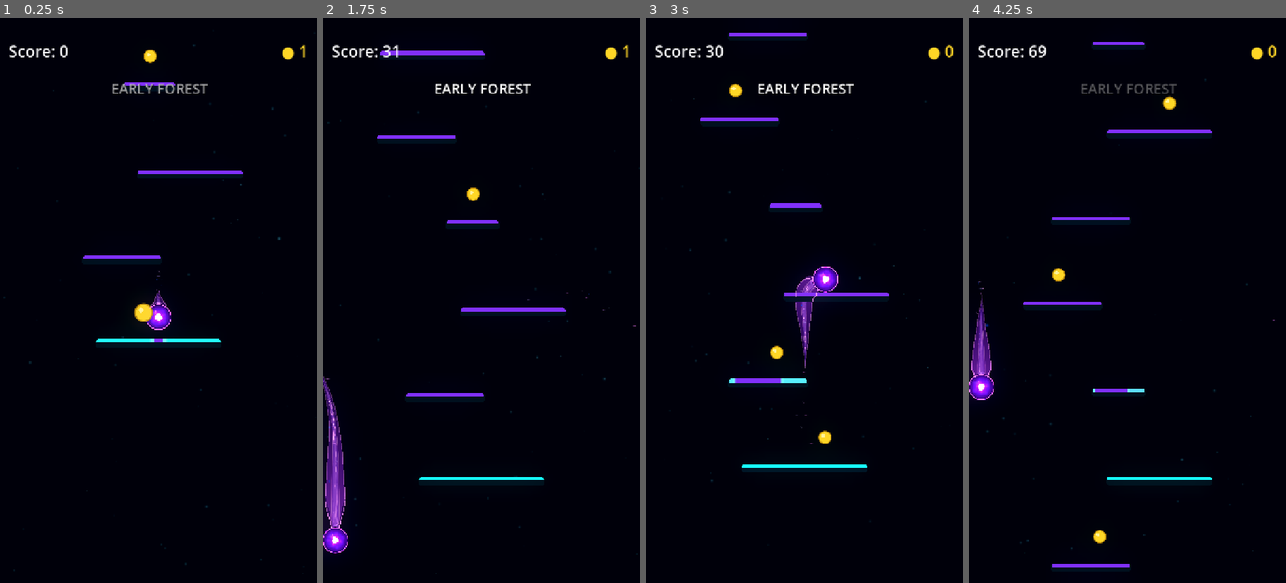
Above: before the commit, frames 1-4 (left to right).
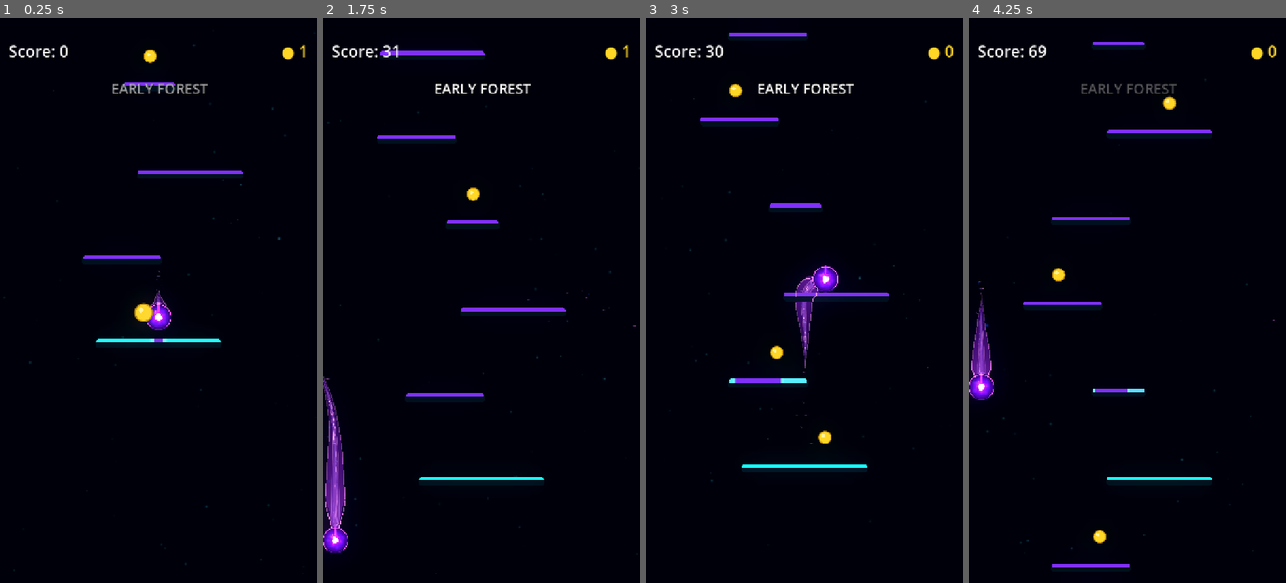
Above: after the commit, the same moments.

Repository: Kryodo/TowerJump
Game: Godot game, scene res://scenes/main.tscn
Same seed, same stepped clock (60 frames per second), same inputs: the game is played once before the commit and once after it.
Inputs (mouse positions are in pixels of both pictures, inside the frame that each line leads up to):
- Up to frame 1 (0.25 s): no input
- Up to frame 2 (1.75 s): move the mouse to (551, 272) at 0.52 s; hold Right (ui_right) 0.53-1.25 s; click (551, 272) at 0.67 s; drag from (418, 328) to (471, 193) at 1.27 s
- Up to frame 3 (3 s): click "Nochmal spielen" at 2 s; move the mouse to (836, 176) at 2.77 s; hold Right (ui_right) from 2.78 s (still down)
- Up to frame 4 (4.25 s): release Right (ui_right) at 3.5 s; drag from (1111, 413) to (1057, 215) at 3.52 s

The runs differ from the first frame. In frame 1, less than 0.1% of the frame differs, in the area x 47-53%, y 50-56%; in frame 2, less than 0.1%; in frame 3, less than 0.1%; in frame 4, less than 0.1%.

Commit message:
Flow trail energy into the orb and around its core

Diff:
--- a/scenes/ball.gdshader
+++ b/scenes/ball.gdshader
@@ -3,6 +3,7 @@
 // 0 = saturated electric blue, 1 = rich violet.
 // The trail controller sets this so orb and trail share one palette.
 uniform int palette_mode = 0;
+uniform vec2 trail_direction = vec2(0.0, 1.0);
 // Shared with the trail contour so both sides pulse in sync.
 uniform float rim_breath = 1.0;
 
@@ -21,6 +22,8 @@
 	vec3 inner_energy_color;
 	vec3 transition_color;
 	vec3 ring_color;
+	vec3 trail_flow_color;
+	vec3 trail_flow_halo_color;
 	vec3 core_color;
 	vec3 aura_color;
 	vec3 highlight_color;
@@ -33,6 +36,8 @@
 		inner_energy_color = vec3(0.58, 0.10, 1.5);
 		transition_color = vec3(0.34, 0.045, 0.78);
 		ring_color = vec3(2.7, 0.55, 5.2);
+		trail_flow_color = vec3(1.55, 0.28, 3.2);
+		trail_flow_halo_color = vec3(0.62, 0.09, 1.45);
 		core_color = vec3(4.0, 3.25, 6.2);
 		aura_color = vec3(1.45, 0.22, 3.1);
 		highlight_color = vec3(1.0, 0.72, 1.5);
@@ -44,6 +49,8 @@
 		inner_energy_color = vec3(0.025, 0.32, 1.05);
 		transition_color = vec3(0.025, 0.20, 0.68);
 		ring_color = vec3(0.18, 2.15, 5.2);
+		trail_flow_color = vec3(0.10, 1.15, 2.75);
+		trail_flow_halo_color = vec3(0.015, 0.42, 1.25);
 		core_color = vec3(3.2, 5.1, 6.3);
 		aura_color = vec3(0.04, 1.25, 3.0);
 		highlight_color = vec3(0.65, 1.45, 2.25);
@@ -80,13 +87,19 @@
 	float outer_transition = 1.0 - smoothstep(0.36, 0.99, d);
 	color += transition_color * outer_transition * 0.18;
 
-	// Restore the full orb rim. It is no longer directionally faded, so the
-	// trail cannot cut accidental gaps into the left or right sides.
+	// Preserve the orb's rim, but let it yield locally where the trail enters.
+	// This creates a soft neck opening rather than a complete missing lower arc.
 	float outer_ring =
 		smoothstep(0.90, 0.93, d)
 		-
 		smoothstep(0.956, 0.982, d);
-	color += ring_color * outer_ring * rim_breath;
+	vec2 radial_direction = p / max(d, 0.001);
+	vec2 trail_direction_normalized = trail_direction / max(length(trail_direction), 0.001);
+	float tail_alignment = dot(radial_direction, trail_direction_normalized);
+	float neck_cut = smoothstep(0.58, 0.84, tail_alignment);
+	float ring_visibility = 1.0 - 0.88 * neck_cut;
+	// Slightly reduce the rim overall so it doesn't overpower the shared contour.
+	color += ring_color * outer_ring * rim_breath * 0.86 * ring_visibility;
 
 	// The luminous centre gently pulses, but its edge is deliberately organic:
 	// low-frequency angular waves break the perfect circular silhouette.
@@ -107,6 +120,53 @@
 		1.0 - smoothstep(core_radius * 0.62, core_radius * 1.8, core_distance);
 	color += aura_color * core_aura * 0.28 * aura_breath;
 
+	// Pull a live ribbon of energy in through the neck. Once inside the orb,
+	// the single channel splits into two curved branches around the bright core.
+	// The branches stay outside the core itself, then fade on the forward side.
+	vec2 trail_side_direction = vec2(
+		-trail_direction_normalized.y,
+		trail_direction_normalized.x
+	);
+	float flow_along = dot(p, trail_direction_normalized);
+	float flow_side = dot(p, trail_side_direction);
+	float orbit_radius = 0.405 + 0.012 * sin(time * 1.25 + flow_along * 4.0);
+	float orbit_along = clamp(flow_along, -orbit_radius, orbit_radius);
+	float branch_offset = sqrt(max(
+		orbit_radius * orbit_radius - orbit_along * orbit_along,
+		0.0
+	));
+	branch_offset *= smoothstep(-0.42, -0.16, flow_along);
+	float branch_wobble =
+		0.014 * sin(time * 2.1 - flow_along * 7.0 + abs(flow_side) * 5.0);
+	float branch_distance = abs(
+		abs(flow_side) - max(branch_offset + branch_wobble, 0.0)
+	);
+	float flow_width = 0.034 + 0.006 * sin(time * 1.7 + flow_along * 5.0);
+	float flow_line = 1.0 - smoothstep(flow_width, flow_width + 0.042, branch_distance);
+	float flow_halo = 1.0 - smoothstep(
+		flow_width + 0.015,
+		flow_width + 0.135,
+		branch_distance
+	);
+	float flow_pulse = 0.72 + 0.28 * (
+		0.5 + 0.5 * sin(
+			time * 4.0 - flow_along * 13.0
+			+ sign(flow_side) * 1.3
+			+ sin(flow_side * 8.0 + time * 1.1) * 0.45
+		)
+	);
+	float flow_forward_fade = 1.0 - smoothstep(-0.40, -0.18, flow_along);
+	float flow_surface_fade = 1.0 - smoothstep(0.99, 1.06, d);
+	float flow_core_clearance = smoothstep(
+		core_radius * 1.08,
+		core_radius * 1.42,
+		core_distance
+	);
+	float flow_visibility = flow_pulse * flow_forward_fade
+		* flow_surface_fade * flow_core_clearance;
+	color += trail_flow_color * flow_line * flow_visibility * 0.78;
+	color += trail_flow_halo_color * flow_halo * flow_visibility * 0.20;
+
 	// Broad upper-left reflection and a small specular glint add orb-like depth.
 	vec2 highlight_pos = vec2(-0.28, -0.30);
 	vec2 highlight_delta = p - highlight_pos;
